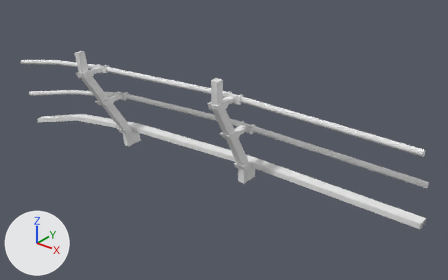
Two versions of the OBJ model art/3D_Env/3D_Assets/3D_Models/Env_Models/0_Multi/Barriers/BarrierFullBrokenEdge.obj, one commit apart.
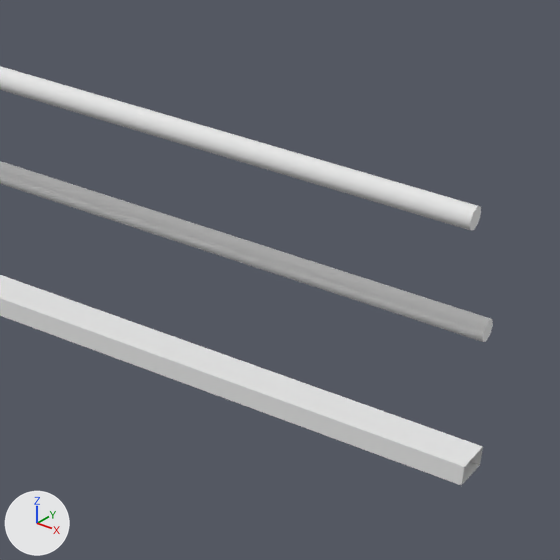
There are two pictures of each version: one whole from a 50 mm lens placed at (3.83, -6.67, 2.75), pointed at (0.5, -2.51, 0.17), one close up on the part from 64% to 100% of the width and 33% to 90% of the height. The lights are fixed; the arrows at lower left show +X, +Y and +Z. The first two pictures are the older version. Where no turn or scale is listed for an object, it has been applied to the vertices. Vertices at exactly the same position are counted once.

In view in the first close-up: 'BarrierFullBrokenEdge'.
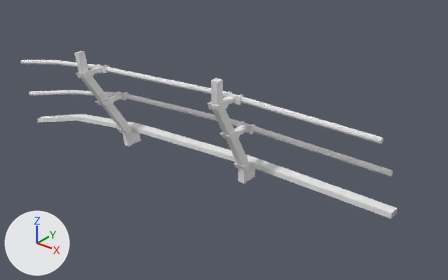
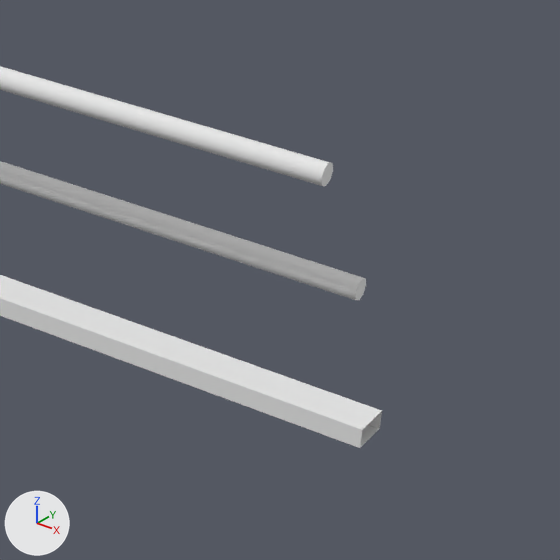
Location of each change, (x1, y1, x2, y2) in pixels of the close-ups (560 x 560 px):
'BarrierFullBrokenEdge', reshaped: before (0, 66, 493, 485); after (0, 66, 382, 448)

The edits, one by one:
me_barrierfullbrokenedge is used by ob_barrierfullbrokenedge; location (0.0, 0.0, 0.0).
me_barrierfullbrokenedge had 872 vertices, 845 faces and spanned x -2.39..2.5, y -3.08..-2.5, z -0.42..1.0.
me_barrierfullbrokenedge now has 872 vertices, 845 faces and spans x -2.39..2.26, y -3.08..-2.5, z -0.42..1.0.
me_barrierfullbrokenedge part 1: all 22 vertices in x 2.5, y -2.81..-2.5, z 0.05..0.8 are multiplied about their middle by the matrix ((1.0, -0.056, -0.131), (0.057, 1.008, 0.001), (0.131, -0.009, 1.001)), then moved by (-0.28, 0.0, 0.0).
